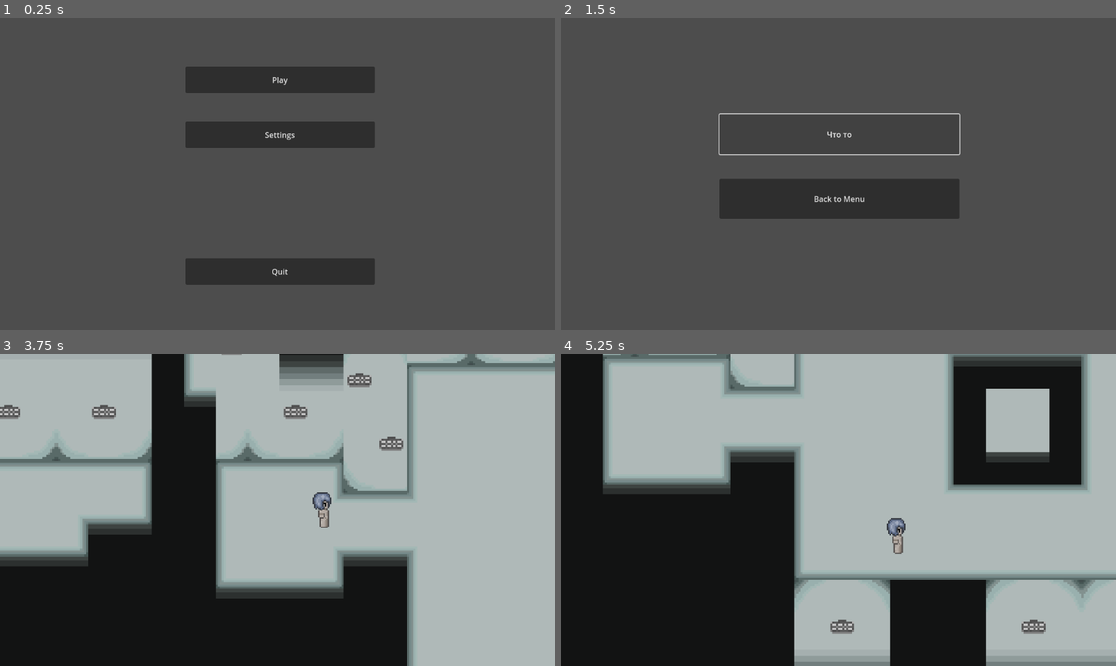
Above: before the commit, frames 1-4 (two rows, left to right).
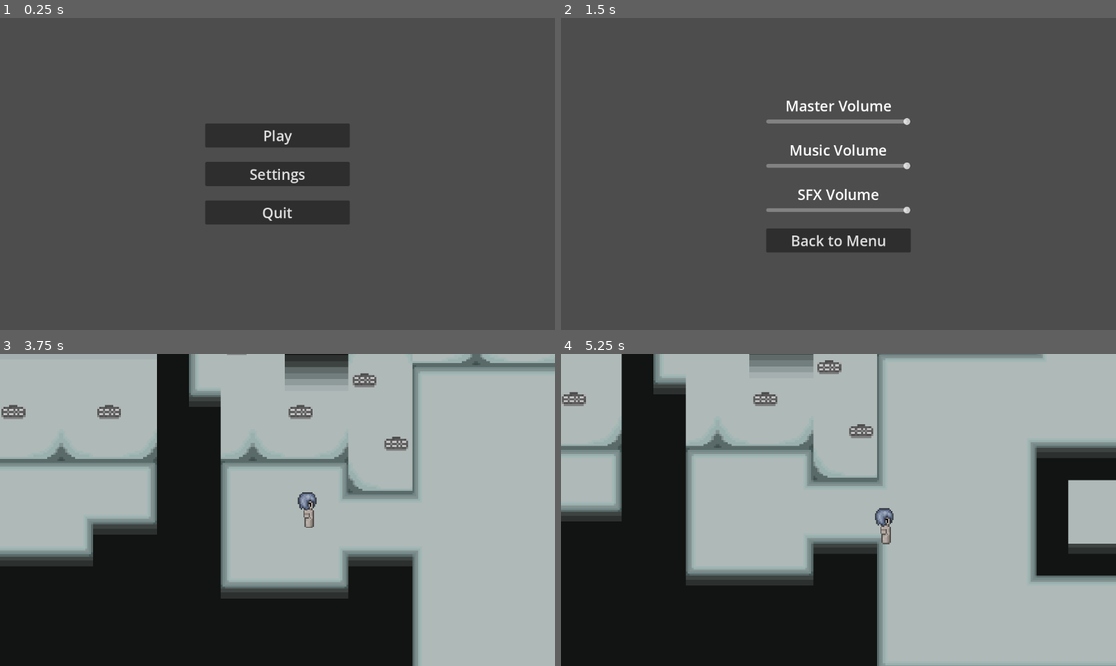
Above: after the commit, the same moments.

Repository: AWIX-studio/raiden_project
Game: Godot game, scene res://Scenes/Menu/MainMenu.tscn
Two runs of this game, one before a commit and one after it. Both use one fixed random seed, a clock stepped at 60 frames per second and the inputs below. The project has no main scene, so this scene is started directly.
Inputs (mouse positions are in pixels of both pictures, inside the frame that each line leads up to):
- Up to frame 1 (0.25 s): no input
- Up to frame 2 (1.5 s): click "Settings" at 0.5 s; click (838, 133) at 1.25 s, where only the run before the commit has a clickable "Что то"
- Up to frame 3 (3.75 s): click "Back to Menu" at 2 s; click "Play" at 2.75 s; tap Enter at 3.5 s; hold Right (ui_right) from 3.53 s (still down); hold Shift (sprint) from 3.53 s (still down)
- Up to frame 4 (5.25 s): release Right (ui_right) at 4.28 s; release Shift (sprint) at 4.28 s; hold Down (ui_down) 4.28-5.03 s; tap Shift (sprint) at 4.35 s; hold Right (ui_right) from 5.03 s (still down); hold Shift (sprint) from 5.03 s (still down)

The runs differ from the first frame. In frame 1, 11% of the frame differs, in the area x 33-68%, y 15-86%; in frame 2, 9.1%; in frame 3, 5.9%; in frame 4, 47%, in the area x 0-100%, y 0-100%.

Commit message:
player speed. sound sliders
・player speed 250 -> 150
・added main menu music
・merged main menu and settings scenes
・aesthetic management for main menu and settings menu (using box container)

Diff:
--- /dev/null
+++ b/SFX/audio_stream_player.tscn
@@ -0,0 +1,8 @@
+[gd_scene load_steps=2 format=3 uid="uid://bnhidjhdco14d"]
+
+[ext_resource type="AudioStream" uid="uid://cuuxpv40svefh" path="res://SFX/raiden title theme.mp3" id="1_af2d2"]
+
+[node name="AudioStreamPlayer" type="AudioStreamPlayer"]
+stream = ExtResource("1_af2d2")
+autoplay = true
+bus = &"Music"
--- /dev/null
+++ b/SFX/default_bus_layout.tres
@@ -0,0 +1,15 @@
+[gd_resource type="AudioBusLayout" format=3 uid="uid://cm5s2xal3c67n"]
+
+[resource]
+bus/1/name = &"SFX"
+bus/1/solo = false
+bus/1/mute = false
+bus/1/bypass_fx = false
+bus/1/volume_db = 0.0
+bus/1/send = &""
+bus/2/name = &"Music"
+bus/2/solo = false
+bus/2/mute = false
+bus/2/bypass_fx = false
+bus/2/volume_db = -0.526013
+bus/2/send = &""
--- a/Scenes/Game/Test 1.tscn
+++ b/Scenes/Game/Test 1.tscn
@@ -102,8 +102,9 @@
 process_mode = 3
 
 [node name="CenterContainer" type="CenterContainer" parent="CanvasLayer"]
-offset_right = 40.0
-offset_bottom = 40.0
+offset_right = 47.0
+offset_bottom = 46.0
+use_top_left = true
 
 [node name="PauseMenu" parent="CanvasLayer/CenterContainer" instance=ExtResource("4_l8nsx")]
 layout_mode = 2
--- a/Scenes/Menu/MainMenu.tscn
+++ b/Scenes/Menu/MainMenu.tscn
@@ -1,31 +1,121 @@
-[gd_scene load_steps=2 format=3 uid="uid://crc7cokhvw5sx"]
+[gd_scene load_steps=3 format=3 uid="uid://crc7cokhvw5sx"]
 
 [ext_resource type="Script" path="res://Scripts/MainMenu.gd" id="1_ild75"]
+[ext_resource type="AudioStream" uid="uid://cuuxpv40svefh" path="res://SFX/raiden title theme.mp3" id="2_unoiu"]
 
 [node name="Main_Menu" type="Node2D"]
 script = ExtResource("1_ild75")
 
-[node name="Play_Button" type="Button" parent="."]
-offset_left = 385.0
-offset_top = 101.0
-offset_right = 778.0
-offset_bottom = 156.0
+[node name="CanvasLayer" type="CanvasLayer" parent="."]
+
+[node name="MainMenu" type="VBoxContainer" parent="CanvasLayer"]
+anchors_preset = 8
+anchor_left = 0.5
+anchor_top = 0.5
+anchor_right = 0.5
+anchor_bottom = 0.5
+offset_left = -150.0
+offset_top = -105.0
+offset_right = 150.0
+offset_bottom = 105.0
+grow_horizontal = 2
+grow_vertical = 2
+size_flags_horizontal = 4
+size_flags_vertical = 4
+theme_override_constants/separation = 30
+
+[node name="Play_Button" type="Button" parent="CanvasLayer/MainMenu"]
+layout_mode = 2
+theme_override_font_sizes/font_size = 30
 text = "Play"
 
-[node name="Settings_Button" type="Button" parent="."]
-offset_left = 385.0
-offset_top = 215.0
-offset_right = 778.0
-offset_bottom = 270.0
+[node name="Settings_Button" type="Button" parent="CanvasLayer/MainMenu"]
+layout_mode = 2
+theme_override_font_sizes/font_size = 30
 text = "Settings"
 
-[node name="Quit_Button" type="Button" parent="."]
-offset_left = 385.0
-offset_top = 499.0
-offset_right = 778.0
-offset_bottom = 554.0
+[node name="Quit_Button" type="Button" parent="CanvasLayer/MainMenu"]
+layout_mode = 2
+theme_override_font_sizes/font_size = 30
 text = "Quit"
 
-[connection signal="button_down" from="Play_Button" to="." method="_on_button_button_down"]
-[connection signal="button_down" from="Settings_Button" to="." method="_on_button_2_button_down"]
-[connection signal="pressed" from="Quit_Button" to="." method="_on_quit_button_pressed"]
+[node name="Settings" type="VBoxContainer" parent="CanvasLayer"]
+process_mode = 4
+visible = false
+anchors_preset = 8
+anchor_left = 0.5
+anchor_top = 0.5
+anchor_right = 0.5
+anchor_bottom = 0.5
+offset_left = -150.0
+offset_top = -46.0
+offset_right = 150.0
+offset_bottom = 46.0
+grow_horizontal = 2
+grow_vertical = 2
+size_flags_horizontal = 4
+size_flags_vertical = 4
+theme_override_constants/separation = 30
+
+[node name="Master" type="VBoxContainer" parent="CanvasLayer/Settings"]
+layout_mode = 2
+
+[node name="Master Volume Text" type="Label" parent="CanvasLayer/Settings/Master"]
+layout_mode = 2
+theme_override_font_sizes/font_size = 30
+text = "Master Volume"
+horizontal_alignment = 1
+
+[node name="Master Value" type="HSlider" parent="CanvasLayer/Settings/Master"]
+layout_mode = 2
+max_value = 1.0
+step = 0.001
+value = 1.0
+
+[node name="Music" type="VBoxContainer" parent="CanvasLayer/Settings"]
+layout_mode = 2
+
+[node name="Music Volume Text" type="Label" parent="CanvasLayer/Settings/Music"]
+layout_mode = 2
+theme_override_font_sizes/font_size = 30
+text = "Music Volume"
+horizontal_alignment = 1
+
+[node name="Music Value" type="HSlider" parent="CanvasLayer/Settings/Music"]
+layout_mode = 2
+max_value = 1.0
+step = 0.001
+value = 1.0
+
+[node name="SFX" type="VBoxContainer" parent="CanvasLayer/Settings"]
+layout_mode = 2
+
+[node name="SFX Volume Text" type="Label" parent="CanvasLayer/Settings/SFX"]
+layout_mode = 2
+theme_override_font_sizes/font_size = 30
+text = "SFX Volume"
+horizontal_alignment = 1
+
+[node name="SFX Value" type="HSlider" parent="CanvasLayer/Settings/SFX"]
+layout_mode = 2
+max_value = 1.0
+step = 0.001
+value = 1.0
+
+[node name="BackMenu_Button" type="Button" parent="CanvasLayer/Settings"]
+layout_mode = 2
+theme_override_font_sizes/font_size = 30
+text = "Back to Menu"
+
+[node name="AudioStreamPlayer" type="AudioStreamPlayer" parent="."]
+stream = ExtResource("2_unoiu")
+autoplay = true
+bus = &"Music"
+
+[connection signal="button_down" from="CanvasLayer/MainMenu/Play_Button" to="." method="_on_button_button_down"]
+[connection signal="button_down" from="CanvasLayer/MainMenu/Settings_Button" to="." method="_on_button_2_button_down"]
+[connection signal="pressed" from="CanvasLayer/MainMenu/Quit_Button" to="." method="_on_quit_button_pressed"]
+[connection signal="value_changed" from="CanvasLayer/Settings/Master/Master Value" to="." method="_on_master_value_value_changed"]
+[connection signal="value_changed" from="CanvasLayer/Settings/Music/Music Value" to="." method="_on_h_slider_value_changed"]
+[connection signal="value_changed" from="CanvasLayer/Settings/SFX/SFX Value" to="." method="_on_sfx_value_value_changed"]
+[connection signal="button_down" from="CanvasLayer/Settings/BackMenu_Button" to="." method="_on_back_menu_button_button_down"]
--- a/Scenes/Menu/SettingsMenu.tscn
+++ b/Scenes/Menu/SettingsMenu.tscn
@@ -5,22 +5,34 @@
 [node name="Settings" type="Node2D"]
 script = ExtResource("1_siqqo")
 
-[node name="Unknown_Func_Button" type="Button" parent="."]
-offset_left = 502.0
-offset_top = -486.0
-offset_right = 1000.0
-offset_bottom = -403.0
-text = "Что то"
+[node name="CanvasLayer" type="CanvasLayer" parent="."]
 
-[node name="Settings_Camera" type="Camera2D" parent="."]
-position = Vector2(749, -362)
+[node name="VBoxContainer" type="VBoxContainer" parent="CanvasLayer"]
+anchors_preset = 8
+anchor_left = 0.5
+anchor_top = 0.5
+anchor_right = 0.5
+anchor_bottom = 0.5
+offset_left = -150.0
+offset_top = -46.0
+offset_right = 150.0
+offset_bottom = 46.0
+grow_horizontal = 2
+grow_vertical = 2
+size_flags_horizontal = 4
+size_flags_vertical = 4
+theme_override_constants/separation = 30
 
-[node name="BackMenu_Button" type="Button" parent="."]
-offset_left = 502.0
-offset_top = -352.0
-offset_right = 1000.0
-offset_bottom = -269.0
+[node name="HSlider" type="HSlider" parent="CanvasLayer/VBoxContainer"]
+layout_mode = 2
+max_value = 1.0
+step = 0.001
+value = 1.0
+
+[node name="BackMenu_Button" type="Button" parent="CanvasLayer/VBoxContainer"]
+layout_mode = 2
+theme_override_font_sizes/font_size = 30
 text = "Back to Menu"
 
-[connection signal="button_down" from="Unknown_Func_Button" to="." method="_on_button_button_down"]
-[connection signal="button_down" from="BackMenu_Button" to="." method="_on_back_menu_button_button_down"]
+[connection signal="value_changed" from="CanvasLayer/VBoxContainer/HSlider" to="." method="_on_h_slider_value_changed"]
+[connection signal="button_down" from="CanvasLayer/VBoxContainer/BackMenu_Button" to="." method="_on_back_menu_button_button_down"]
--- a/Scenes/player.tscn
+++ b/Scenes/player.tscn
@@ -9,6 +9,7 @@
 
 [node name="Player" type="CharacterBody2D"]
 script = ExtResource("1_tuhye")
+speed = 150
 
 [node name="CollisionShape2D" type="CollisionShape2D" parent="."]
 position = Vector2(1, 19)
--- a/Scripts/MainMenu.gd
+++ b/Scripts/MainMenu.gd
@@ -3,10 +3,28 @@
 func _on_button_button_down():
 	get_tree().change_scene_to_file("res://Scenes/Game/Test 1.tscn")
 
+func _on_button_2_button_down():
+	$CanvasLayer/Settings.show()
+	$CanvasLayer/Settings.set_process_mode(Node.PROCESS_MODE_INHERIT)
 
-func _on_button_2_button_down():
-	get_tree().change_scene_to_file("res://Scenes/Menu/SettingsMenu.tscn")
-
+	$CanvasLayer/MainMenu.hide()
+	$CanvasLayer/MainMenu.set_process_mode(Node.PROCESS_MODE_DISABLED)
 
 func _on_quit_button_pressed():
 	get_tree().quit()
+
+func _on_back_menu_button_button_down():
+	$CanvasLayer/Settings.hide()
+	$CanvasLayer/Settings.set_process_mode(Node.PROCESS_MODE_DISABLED)
+
+	$CanvasLayer/MainMenu.show()
+	$CanvasLayer/MainMenu.set_process_mode(Node.PROCESS_MODE_INHERIT)
+
+func _on_h_slider_value_changed(value):
+	AudioServer.set_bus_volume_db(AudioServer.get_bus_index('Music'), linear_to_db(value))
+
+func _on_master_value_value_changed(value):
+		AudioServer.set_bus_volume_db(AudioServer.get_bus_index('Master'), linear_to_db(value))
+
+func _on_sfx_value_value_changed(value):
+		AudioServer.set_bus_volume_db(AudioServer.get_bus_index('SFX'), linear_to_db(value))
--- a/Scripts/SettingsMenu.gd
+++ b/Scripts/SettingsMenu.gd
@@ -1,11 +1,9 @@
 extends Node2D
-
-
-
-func _on_button_button_down():
-	pass
-
 
 
 func _on_back_menu_button_button_down():
 	get_tree().change_scene_to_file("res://Scenes/Menu/MainMenu.tscn")
+
+
+func _on_h_slider_value_changed(value):
+	AudioServer.set_bus_volume_db(2, linear_to_db(value))
--- a/project.godot
+++ b/project.godot
@@ -13,6 +13,10 @@
 config/name="raiden_project"
 config/features=PackedStringArray("4.2", "Forward Plus")
 config/icon="res://icon.svg"
+
+[audio]
+
+buses/default_bus_layout="res://SFX/default_bus_layout.tres"
 
 [display]
 
Not shown, added: SFX/raiden title theme.mp3.import
Not shown, added: SFX/raiden title theme.mp3
